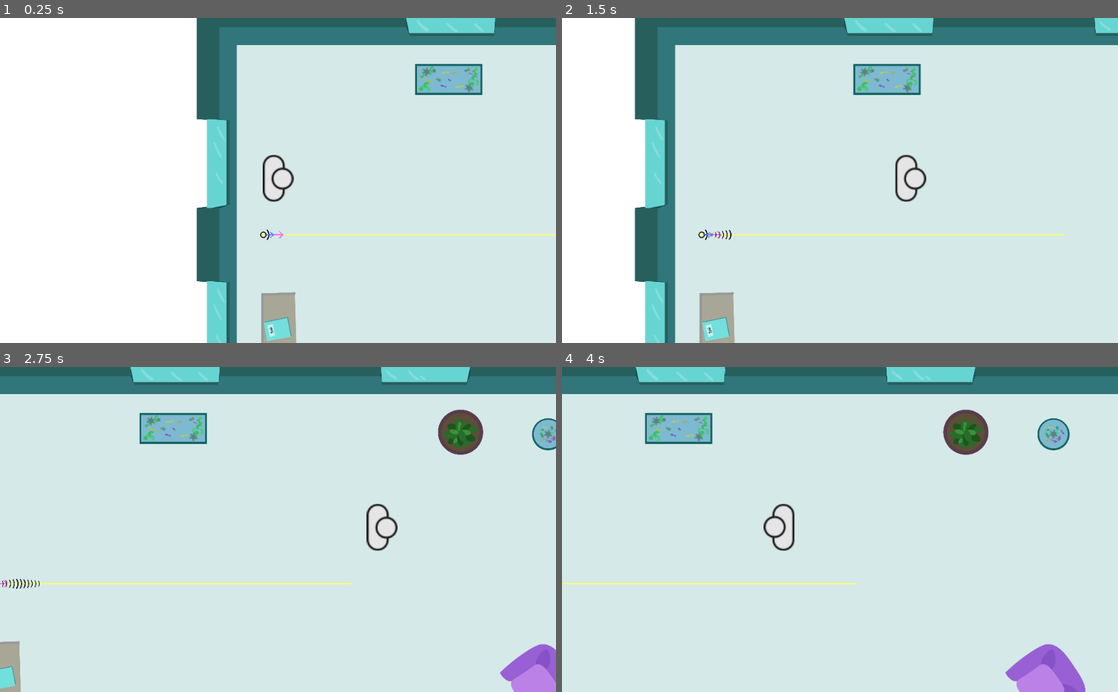
Above: before the commit, frames 1-4 (two rows, left to right).
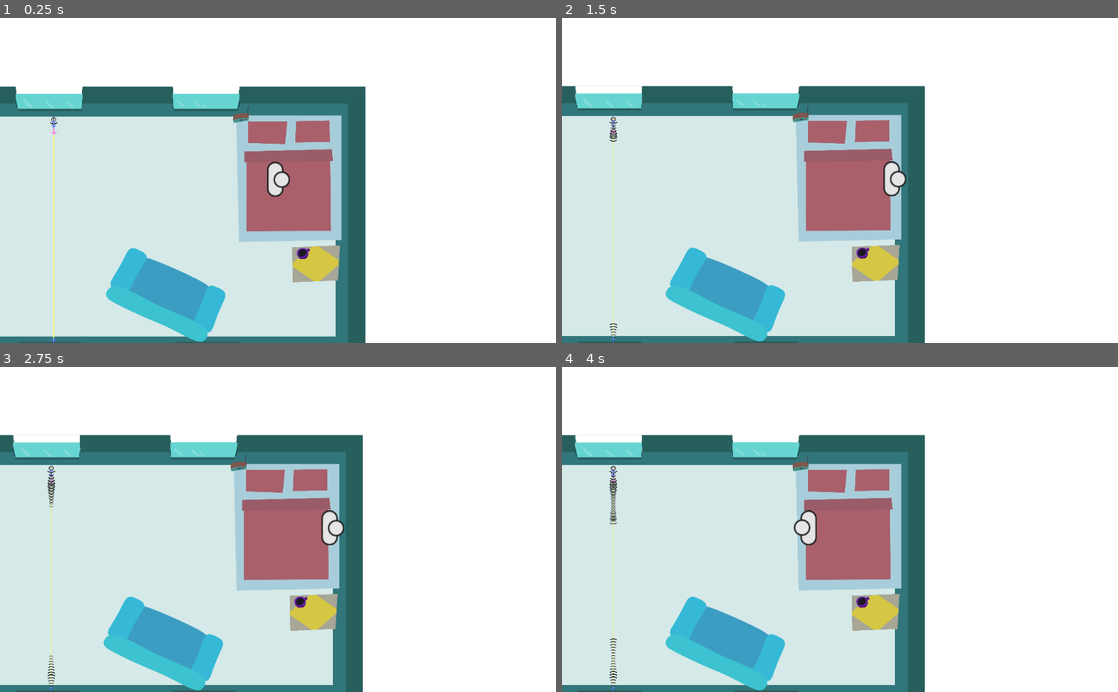
Above: after the commit, the same moments.

Repository: gingergenius/Spotify1962
Game: Godot game, scene res://scenes/levels/intro_level.tscn
Two runs of this game, one before a commit and one after it. Both use one fixed random seed, a clock stepped at 60 frames per second and the inputs below. Before the commit the project starts from res://scenes/StefanTestScene.tscn.
Inputs (mouse positions are in pixels of both pictures, inside the frame that each line leads up to):
- Up to frame 1 (0.25 s): no input
- Up to frame 2 (1.5 s): move the mouse to (962, 164) at 0.52 s; hold D (player_right) 0.53-1.25 s; hold Space (player_pull) 0.53-1.25 s; click (962, 164) at 0.67 s; drag from (728, 196) to (812, 245) at 1.27 s
- Up to frame 3 (2.75 s): move the mouse to (333, 458) at 2.02 s; hold D (player_right) from 2.03 s (still down); hold Space (player_pull) from 2.03 s (still down); click (333, 458) at 2.17 s
- Up to frame 4 (4 s): release D (player_right) at 2.75 s; release Space (player_pull) at 2.75 s; drag from (812, 594) to (673, 480) at 2.77 s; move the mouse to (1006, 578) at 3.52 s; hold A (player_left) from 3.53 s (still down); hold Space (player_pull) from 3.53 s (still down); click (1006, 578) at 3.67 s

The runs differ from the first frame. In frame 1, 88% of the frame differs, in the area x 0-100%, y 0-100%; in frame 2, 81%; in frame 3, 71%; in frame 4, 71%.

Commit message:
Add simple intro level

Diff:
--- a/objects/furniture/table_small.tscn
+++ b/objects/furniture/table_small.tscn
@@ -7,7 +7,7 @@
 custom_solver_bias = 0.0
 extents = Vector2( 8.991, 8.05399 )
 
-[node name="table_small" type="RigidBody2D" index="0" groups=[
+[node name="table_small" type="RigidBody2D" groups=[
 "Furniture",
 ]]
 
@@ -30,7 +30,7 @@
 linear_damp = 20.0
 angular_velocity = 0.0
 angular_damp = 1.0
-_sections_unfolded = [ "Angular", "Linear" ]
+_sections_unfolded = [ "Angular", "Collision", "Linear" ]
 
 [node name="sprite" type="Sprite" parent="." index="0"]
 
--- a/player.tscn
+++ b/player.tscn
@@ -7,7 +7,7 @@
 [node name="player" type="RigidBody2D"]
 
 input_pickable = false
-collision_layer = 1
+collision_layer = 2
 collision_mask = 1
 mode = 2
 mass = 1.0
@@ -25,7 +25,7 @@
 angular_velocity = 0.0
 angular_damp = -1.0
 script = ExtResource( 1 )
-_sections_unfolded = [ "Transform" ]
+_sections_unfolded = [ "Angular", "Collision", "Linear", "Transform" ]
 WALK_SPEED = 1500
 
 [node name="Camera2D" type="Camera2D" parent="." index="0"]
@@ -34,7 +34,7 @@
 anchor_mode = 1
 rotating = false
 current = true
-zoom = Vector2( 3, 3 )
+zoom = Vector2( 4, 4 )
 limit_left = -10000000
 limit_top = -10000000
 limit_right = 10000000
--- a/project.godot
+++ b/project.godot
@@ -11,7 +11,7 @@
 [application]
 
 config/name="Spotify1962"
-run/main_scene="res://scenes/StefanTestScene.tscn"
+run/main_scene="res://scenes/levels/intro_level.tscn"
 config/icon="res://icon.png"
 
 [input]
--- a/scenes/StefanTestScene.tscn
+++ b/scenes/StefanTestScene.tscn
@@ -61,8 +61,6 @@
 
 [node name="rooms" type="Node2D" parent="." index="1"]
 
-editor/display_folded = true
-
 [node name="room1" type="Node2D" parent="rooms" index="0"]
 
 [node name="floor" type="NinePatchRect" parent="rooms/room1" index="0"]
@@ -234,10 +232,10 @@
 anchor_top = 0.0
 anchor_right = 1.0
 anchor_bottom = 1.0
-margin_left = 19.0
-margin_top = -6.0
-margin_right = 19.0
-margin_bottom = -6.0
+margin_left = 15.0
+margin_top = -2.0
+margin_right = 15.0
+margin_bottom = -2.0
 rect_pivot_offset = Vector2( 0, 0 )
 mouse_filter = 0
 mouse_default_cursor_shape = 0
@@ -319,6 +317,7 @@
 
 [node name="floor" type="NinePatchRect" parent="rooms/room2" index="0"]
 
+editor/display_folded = true
 anchor_left = 0.0
 anchor_top = 0.0
 anchor_right = 1.0
@@ -340,6 +339,7 @@
 
 [node name="windows" type="Control" parent="rooms/room2/floor" index="0"]
 
+editor/display_folded = true
 anchor_left = 0.0
 anchor_top = 0.0
 anchor_right = 1.0
@@ -459,6 +459,7 @@
 
 [node name="doors" type="Control" parent="rooms/room2/floor" index="1"]
 
+editor/display_folded = true
 anchor_left = 0.0
 anchor_top = 0.0
 anchor_right = 1.0
@@ -1310,19 +1311,17 @@
 
 [node name="furniture" type="Node2D" parent="." index="3"]
 
-editor/display_folded = true
-
 [node name="aquarium_rect" parent="furniture" index="0" instance=ExtResource( 10 )]
 
 position = Vector2( 1392.52, 421.754 )
 
 [node name="aquarium_circle" parent="furniture" index="1" instance=ExtResource( 11 )]
 
-position = Vector2( 3463.84, 454.164 )
+position = Vector2( 2718.41, 784.949 )
 
 [node name="bookshelf" parent="furniture" index="2" instance=ExtResource( 12 )]
 
-position = Vector2( 455.91, 1828.13 )
+position = Vector2( 610.349, 1587.89 )
 rotation = 1.5708
 _sections_unfolded = [ "Angular", "Linear", "Transform" ]
 
@@ -1349,12 +1348,13 @@
 
 [node name="chair" parent="furniture" index="8" instance=ExtResource( 18 )]
 
-position = Vector2( 3419.92, 1839.5 )
+editor/display_folded = false
+position = Vector2( 3403.1, 1717.56 )
 rotation = 1.55408
 
 [node name="bench" parent="furniture/chair" index="2" instance=ExtResource( 19 )]
 
-position = Vector2( 297.646, 1075.42 )
+position = Vector2( 67.2261, 783.127 )
 rotation = -1.55408
 
 [node name="chair2" parent="furniture" index="9" instance=ExtResource( 20 )]
@@ -1367,7 +1367,7 @@
 
 [node name="table_big" parent="furniture" index="11" instance=ExtResource( 22 )]
 
-position = Vector2( 1459.44, 2030.11 )
+position = Vector2( 1623.87, 1832.78 )
 
 [node name="table_round" parent="furniture" index="12" instance=ExtResource( 23 )]
 
@@ -1379,7 +1379,7 @@
 
 [node name="plant" parent="furniture" index="14" instance=ExtResource( 25 )]
 
-position = Vector2( 2980.45, 442.721 )
+position = Vector2( 2370.13, 973.841 )
 
 [node name="furniture_builder_place" type="Node2D" parent="." index="4"]
 
--- /dev/null
+++ b/scenes/level_template.tscn
@@ -0,0 +1,39 @@
+[gd_scene load_steps=3 format=2]
+
+[ext_resource path="res://player.tscn" type="PackedScene" id=1]
+[ext_resource path="res://objects/Caster.tscn" type="PackedScene" id=2]
+
+[node name="game" type="Node" index="0"]
+
+_sections_unfolded = [ "Pause" ]
+
+[node name="environment" type="ColorRect" parent="." index="0"]
+
+anchor_left = 0.0
+anchor_top = 0.0
+anchor_right = 0.0
+anchor_bottom = 0.0
+margin_left = -2429.0
+margin_top = -1513.0
+margin_right = 11813.0
+margin_bottom = 7838.0
+rect_pivot_offset = Vector2( 0, 0 )
+mouse_filter = 0
+mouse_default_cursor_shape = 0
+size_flags_horizontal = 1
+size_flags_vertical = 1
+color = Color( 1, 1, 1, 1 )
+
+[node name="rooms" type="Node2D" parent="." index="1"]
+
+[node name="decorations" type="Node2D" parent="." index="2"]
+
+[node name="furniture" type="Node2D" parent="." index="3"]
+
+[node name="player" parent="." index="4" instance=ExtResource( 1 )]
+
+position = Vector2( 1159.79, 1616.65 )
+
+[node name="Caster" parent="." index="5" instance=ExtResource( 2 )]
+
+position = Vector2( 375.683, 1282.63 )
--- /dev/null
+++ b/scenes/levels/intro_level.tscn
@@ -0,0 +1,453 @@
+[gd_scene load_steps=18 format=2]
+
+[ext_resource path="res://images/Raum_1.png" type="Texture" id=1]
+[ext_resource path="res://images/Fenster_linkeSeite_unten.png" type="Texture" id=2]
+[ext_resource path="res://images/Fenster_rechteSeite_oben.png" type="Texture" id=3]
+[ext_resource path="res://images/Fenster_rechteSeite_unten.png" type="Texture" id=4]
+[ext_resource path="res://images/Fenster_unten_links.png" type="Texture" id=5]
+[ext_resource path="res://images/Fenster_oben_links.png" type="Texture" id=6]
+[ext_resource path="res://images/Fenster_oben_rechts.png" type="Texture" id=7]
+[ext_resource path="res://images/Türe.png" type="Texture" id=8]
+[ext_resource path="res://images/Doppelbett.png" type="Texture" id=9]
+[ext_resource path="res://images/Radio_2.png" type="Texture" id=10]
+[ext_resource path="res://objects/furniture/couch.tscn" type="PackedScene" id=11]
+[ext_resource path="res://objects/furniture/table_small.tscn" type="PackedScene" id=12]
+[ext_resource path="res://images/Tasse_1.png" type="Texture" id=13]
+[ext_resource path="res://player.tscn" type="PackedScene" id=14]
+[ext_resource path="res://objects/Caster.tscn" type="PackedScene" id=15]
+
+[sub_resource type="RectangleShape2D" id=1]
+
+custom_solver_bias = 0.0
+extents = Vector2( 110, 110 )
+
+[sub_resource type="RectangleShape2D" id=2]
+
+custom_solver_bias = 0.0
+extents = Vector2( 312.237, 441.528 )
+
+[node name="game" type="Node" index="0"]
+
+_sections_unfolded = [ "Pause" ]
+
+[node name="environment" type="ColorRect" parent="." index="0"]
+
+anchor_left = 0.0
+anchor_top = 0.0
+anchor_right = 0.0
+anchor_bottom = 0.0
+margin_left = -2429.0
+margin_top = -1513.0
+margin_right = 6520.0
+margin_bottom = 3800.0
+rect_pivot_offset = Vector2( 0, 0 )
+mouse_filter = 0
+mouse_default_cursor_shape = 0
+size_flags_horizontal = 1
+size_flags_vertical = 1
+color = Color( 1, 1, 1, 1 )
+
+[node name="rooms" type="Node2D" parent="." index="1"]
+
+[node name="room" type="Node2D" parent="rooms" index="0"]
+
+[node name="floor" type="NinePatchRect" parent="rooms/room" index="0"]
+
+anchor_left = 0.0
+anchor_top = 0.0
+anchor_right = 1.0
+anchor_bottom = 1.0
+margin_right = 3509.0
+margin_bottom = 2066.0
+grow_horizontal = 0
+rect_pivot_offset = Vector2( 0, 0 )
+mouse_filter = 2
+mouse_default_cursor_shape = 0
+size_flags_horizontal = 1
+size_flags_vertical = 1
+texture = ExtResource( 1 )
+patch_margin_left = 222
+patch_margin_top = 232
+patch_margin_right = 231
+patch_margin_bottom = 230
+_sections_unfolded = [ "Anchor", "Axis Stretch", "Grow Direction", "Margin", "Mouse", "Rect", "Size Flags" ]
+
+[node name="windows" type="Control" parent="rooms/room/floor" index="0"]
+
+anchor_left = 0.0
+anchor_top = 0.0
+anchor_right = 1.0
+anchor_bottom = 1.0
+margin_left = 22.0
+margin_top = -9.0
+margin_right = 22.0
+margin_bottom = -9.0
+grow_horizontal = 0
+grow_vertical = 0
+rect_pivot_offset = Vector2( 0, 0 )
+mouse_filter = 0
+mouse_default_cursor_shape = 0
+size_flags_horizontal = 1
+size_flags_vertical = 1
+_sections_unfolded = [ "Anchor", "Grow Direction", "Margin" ]
+
+[node name="leftup" type="TextureRect" parent="rooms/room/floor/windows" index="0"]
+
+visible = false
+anchor_left = 0.0
+anchor_top = 0.33
+anchor_right = 0.0
+anchor_bottom = 0.33
+margin_left = -44.0
+margin_top = -300.8
+margin_right = 182.0
+margin_bottom = 299.2
+grow_vertical = 0
+rect_pivot_offset = Vector2( 0, 0 )
+mouse_filter = 1
+mouse_default_cursor_shape = 0
+size_flags_horizontal = 1
+size_flags_vertical = 1
+texture = ExtResource( 2 )
+stretch_mode = 4
+_sections_unfolded = [ "Anchor", "Grow Direction", "Margin", "Rect" ]
+
+[node name="leftdown" type="TextureRect" parent="rooms/room/floor/windows" index="1"]
+
+visible = false
+anchor_left = 0.0
+anchor_top = 0.66
+anchor_right = 0.0
+anchor_bottom = 0.66
+margin_left = -43.0
+margin_top = -300.6
+margin_right = 181.0
+margin_bottom = 299.4
+grow_horizontal = 0
+grow_vertical = 0
+rect_pivot_offset = Vector2( 0, 0 )
+mouse_filter = 1
+mouse_default_cursor_shape = 0
+size_flags_horizontal = 1
+size_flags_vertical = 1
+texture = ExtResource( 2 )
+stretch_mode = 4
+_sections_unfolded = [ "Anchor", "Margin", "Rect" ]
+
+[node name="rightup" type="TextureRect" parent="rooms/room/floor/windows" index="2"]
+
+visible = false
+anchor_left = 1.0
+anchor_top = 0.33
+anchor_right = 1.0
+anchor_bottom = 0.33
+margin_left = -197.0
+margin_top = -301.3
+margin_bottom = 297.7
+grow_vertical = 0
+rect_pivot_offset = Vector2( 0, 0 )
+mouse_filter = 1
+mouse_default_cursor_shape = 0
+size_flags_horizontal = 1
+size_flags_vertical = 1
+texture = ExtResource( 3 )
+stretch_mode = 4
+_sections_unfolded = [ "Anchor", "Grow Direction", "Margin", "Rect" ]
+
+[node name="rightdown" type="TextureRect" parent="rooms/room/floor/windows" index="3"]
+
+visible = false
+anchor_left = 1.0
+anchor_top = 0.66
+anchor_right = 1.0
+anchor_bottom = 0.66
+margin_left = -197.0
+margin_top = -300.6
+margin_bottom = 299.4
+grow_horizontal = 0
+grow_vertical = 0
+rect_pivot_offset = Vector2( 0, 0 )
+mouse_filter = 1
+mouse_default_cursor_shape = 0
+size_flags_horizontal = 1
+size_flags_vertical = 1
+texture = ExtResource( 4 )
+stretch_mode = 4
+_sections_unfolded = [ "Anchor", "Margin", "Rect" ]
+
+[node name="downleft" type="TextureRect" parent="rooms/room/floor/windows" index="4"]
+
+anchor_left = 0.33
+anchor_top = 1.0
+anchor_right = 0.33
+anchor_bottom = 1.0
+margin_left = -300.9
+margin_top = -172.0
+margin_right = 299.1
+margin_bottom = 10.0
+grow_horizontal = 0
+grow_vertical = 0
+rect_pivot_offset = Vector2( 0, 0 )
+mouse_filter = 1
+mouse_default_cursor_shape = 0
+size_flags_horizontal = 1
+size_flags_vertical = 1
+texture = ExtResource( 5 )
+stretch_mode = 4
+_sections_unfolded = [ "Anchor", "Margin", "Rect" ]
+
+[node name="downright" type="TextureRect" parent="rooms/room/floor/windows" index="5"]
+
+anchor_left = 0.66
+anchor_top = 1.0
+anchor_right = 0.66
+anchor_bottom = 1.0
+margin_left = -300.0
+margin_top = -172.0
+margin_right = 300.0
+margin_bottom = 10.0
+grow_horizontal = 0
+grow_vertical = 0
+rect_pivot_offset = Vector2( 0, 0 )
+mouse_filter = 1
+mouse_default_cursor_shape = 0
+size_flags_horizontal = 1
+size_flags_vertical = 1
+texture = ExtResource( 5 )
+stretch_mode = 4
+_sections_unfolded = [ "Anchor", "Margin", "Rect" ]
+
+[node name="topleft" type="TextureRect" parent="rooms/room/floor/windows" index="6"]
+
+anchor_left = 0.33
+anchor_top = 0.0
+anchor_right = 0.33
+anchor_bottom = 0.0
+margin_left = -300.9
+margin_right = 299.1
+margin_bottom = 199.0
+grow_horizontal = 0
+grow_vertical = 0
+rect_pivot_offset = Vector2( 0, 0 )
+mouse_filter = 1
+mouse_default_cursor_shape = 0
+size_flags_horizontal = 1
+size_flags_vertical = 1
+texture = ExtResource( 6 )
+stretch_mode = 4
+_sections_unfolded = [ "Anchor", "Margin", "Rect" ]
+
+[node name="topright" type="TextureRect" parent="rooms/room/floor/windows" index="7"]
+
+anchor_left = 0.66
+anchor_top = 0.0
+anchor_right = 0.66
+anchor_bottom = 0.0
+margin_left = -300.8
+margin_right = 299.2
+margin_bottom = 199.0
+grow_horizontal = 0
+grow_vertical = 0
+rect_pivot_offset = Vector2( 0, 0 )
+mouse_filter = 1
+mouse_default_cursor_shape = 0
+size_flags_horizontal = 1
+size_flags_vertical = 1
+texture = ExtResource( 7 )
+stretch_mode = 4
+_sections_unfolded = [ "Anchor", "Grow Direction", "Margin", "Rect" ]
+
+[node name="doors" type="Control" parent="rooms/room/floor" index="1"]
+
+anchor_left = 0.0
+anchor_top = 0.0
+anchor_right = 1.0
+anchor_bottom = 1.0
+rect_pivot_offset = Vector2( 0, 0 )
+mouse_filter = 0
+mouse_default_cursor_shape = 0
+size_flags_horizontal = 1
+size_flags_vertical = 1
+_sections_unfolded = [ "Anchor", "Margin" ]
+
+[node name="right" type="TextureRect" parent="rooms/room/floor/doors" index="0"]
+
+visible = false
+anchor_left = 1.0
+anchor_top = 0.5
+anchor_right = 1.0
+anchor_bottom = 0.5
+margin_left = 13.0
+margin_top = -307.0
+margin_right = 628.0
+margin_bottom = -50.0
+grow_horizontal = 0
+grow_vertical = 0
+rect_rotation = 90.0
+rect_pivot_offset = Vector2( 0, 0 )
+mouse_filter = 1
+mouse_default_cursor_shape = 0
+size_flags_horizontal = 1
+size_flags_vertical = 1
+texture = ExtResource( 8 )
+stretch_mode = 4
+_sections_unfolded = [ "Anchor", "Margin", "Rect" ]
+
+[node name="left" type="TextureRect" parent="rooms/room/floor/doors" index="1"]
+
+anchor_left = 0.0
+anchor_top = 0.5
+anchor_right = 0.0
+anchor_bottom = 0.5
+margin_left = -13.0
+margin_top = 241.0
+margin_right = 602.0
+margin_bottom = 498.0
+grow_horizontal = 0
+grow_vertical = 0
+rect_rotation = 270.0
+rect_pivot_offset = Vector2( 0, 0 )
+mouse_filter = 1
+mouse_default_cursor_shape = 0
+size_flags_horizontal = 1
+size_flags_vertical = 1
+texture = ExtResource( 8 )
+stretch_mode = 4
+_sections_unfolded = [ "Anchor", "Margin", "Rect" ]
+
+[node name="up" type="TextureRect" parent="rooms/room/floor/doors" index="2"]
+
+visible = false
+anchor_left = 0.5
+anchor_top = 0.0
+anchor_right = 0.5
+anchor_bottom = 0.0
+margin_left = -503.0
+margin_top = -185.0
+margin_right = 497.0
+margin_bottom = 415.0
+grow_horizontal = 0
+grow_vertical = 0
+rect_pivot_offset = Vector2( 0, 0 )
+mouse_filter = 1
+mouse_default_cursor_shape = 0
+size_flags_horizontal = 1
+size_flags_vertical = 1
+texture = ExtResource( 8 )
+stretch_mode = 4
+_sections_unfolded = [ "Anchor", "Margin", "Rect" ]
+
+[node name="down" type="TextureRect" parent="rooms/room/floor/doors" index="3"]
+
+visible = false
+anchor_left = 0.5
+anchor_top = 1.0
+anchor_right = 0.5
+anchor_bottom = 1.0
+margin_left = 469.5
+margin_top = 2.0
+margin_right = 1469.5
+margin_bottom = 235.0
+grow_horizontal = 0
+grow_vertical = 0
+rect_rotation = 180.0
+rect_pivot_offset = Vector2( 0, 0 )
+mouse_filter = 1
+mouse_default_cursor_shape = 0
+size_flags_horizontal = 1
+size_flags_vertical = 1
+texture = ExtResource( 8 )
+stretch_mode = 4
+_sections_unfolded = [ "Anchor", "Margin", "Rect" ]
+
+[node name="StaticBody2D" type="StaticBody2D" parent="rooms/room" index="1"]
+
+input_pickable = false
+collision_layer = 1
+collision_mask = 1
+constant_linear_velocity = Vector2( 0, 0 )
+constant_angular_velocity = 0.0
+friction = 1.0
+bounce = 0.0
+_sections_unfolded = [ "Transform" ]
+
+[node name="left" type="CollisionShape2D" parent="rooms/room/StaticBody2D" index="0"]
+
+position = Vector2( 103.426, 1067.22 )
+scale = Vector2( 1, 7.60256 )
+shape = SubResource( 1 )
+_sections_unfolded = [ "Transform" ]
+
+[node name="right" type="CollisionShape2D" parent="rooms/room/StaticBody2D" index="1"]
+
+position = Vector2( 3429.9, 1055.43 )
+scale = Vector2( 1, 7.58269 )
+shape = SubResource( 1 )
+_sections_unfolded = [ "Transform" ]
+
+[node name="up" type="CollisionShape2D" parent="rooms/room/StaticBody2D" index="2"]
+
+position = Vector2( 1772.83, 112.923 )
+scale = Vector2( 16.0865, 1 )
+shape = SubResource( 1 )
+_sections_unfolded = [ "Transform" ]
+
+[node name="down" type="CollisionShape2D" parent="rooms/room/StaticBody2D" index="3"]
+
+position = Vector2( 1778.16, 2019.28 )
+scale = Vector2( 16.1003, 1 )
+shape = SubResource( 1 )
+_sections_unfolded = [ "Transform" ]
+
+[node name="decorations" type="Node2D" parent="." index="2"]
+
+[node name="Doppelbett" type="Sprite" parent="decorations" index="0"]
+
+position = Vector2( 2945.83, 681.717 )
+texture = ExtResource( 9 )
+
+[node name="StaticBody2D" type="StaticBody2D" parent="decorations/Doppelbett" index="0"]
+
+input_pickable = false
+collision_layer = 2
+collision_mask = 1
+constant_linear_velocity = Vector2( 0, 0 )
+constant_angular_velocity = 0.0
+friction = 1.0
+bounce = 0.0
+_sections_unfolded = [ "Collision", "Transform" ]
+
+[node name="CollisionShape2D" type="CollisionShape2D" parent="decorations/Doppelbett/StaticBody2D" index="0"]
+
+shape = SubResource( 2 )
+
+[node name="Radio_2" type="Sprite" parent="decorations" index="1"]
+
+position = Vector2( 2592.96, 203.422 )
+texture = ExtResource( 10 )
+
+[node name="furniture" type="Node2D" parent="." index="3"]
+
+[node name="couch" parent="furniture" index="0" instance=ExtResource( 11 )]
+
+position = Vector2( 2043.33, 1543.58 )
+rotation = -2.69609
+
+[node name="table_small" parent="furniture" index="1" instance=ExtResource( 12 )]
+
+position = Vector2( 3160, 1310 )
+
+[node name="Tasse_1" type="Sprite" parent="furniture/table_small" index="2"]
+
+position = Vector2( -93.4185, -75.2786 )
+texture = ExtResource( 13 )
+
+[node name="player" parent="." index="4" instance=ExtResource( 14 )]
+
+position = Vector2( 2869.81, 685.979 )
+rotation = 1.57429
+
+[node name="Caster" parent="." index="5" instance=ExtResource( 15 )]
+
+position = Vector2( 1213.56, 253.914 )
+rotation = 1.5708
--- a/scripts/player.gd
+++ b/scripts/player.gd
@@ -41,7 +41,9 @@
 
 
 func _ready():
-	pass
+	sprite.rotation = rotation
+	collisionShape.rotation = rotation
+	rotation = 0
 
 func _physics_process(delta):
 
--- a/scripts/playerPullHelper.gd
+++ b/scripts/playerPullHelper.gd
@@ -26,12 +26,10 @@
 		if !isPulling:
 			# find nearest node that is within radius
 			pullingNode = get_nearest_furniture()
-			print("start pulling", pullingNode)
 			if pullingNode != null:
 				isPulling = true
 				offset = pullingNode.global_position - global_position
 		if pullingNode != null:
-			#print(player.get_linear_velocity())
 			var a = player.get_linear_velocity()
 			if (a.length() > 0):
 				var b = pullingNode.global_position - global_position
@@ -39,7 +37,6 @@
 				var vel = a.length() * a.dot(b) * b
 				vel = vel.normalized() * PULLING_SPEED
 
-				print(vel.dot(b))
 				if b.dot(vel) < 0:
 					pullingNode.set_linear_velocity(vel)
 					player.set_linear_velocity(player.get_linear_velocity() * 0.7) # slower while dragging
